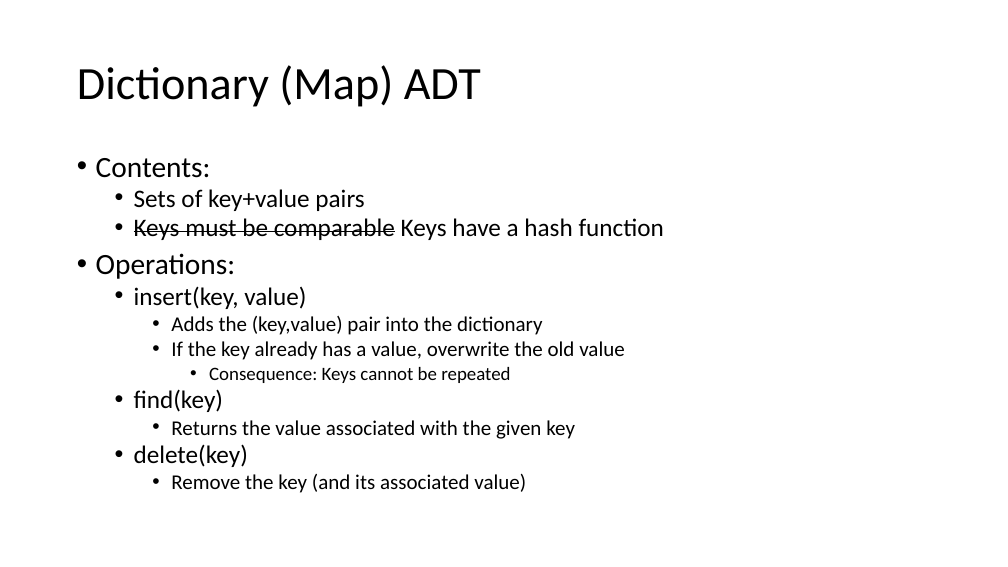
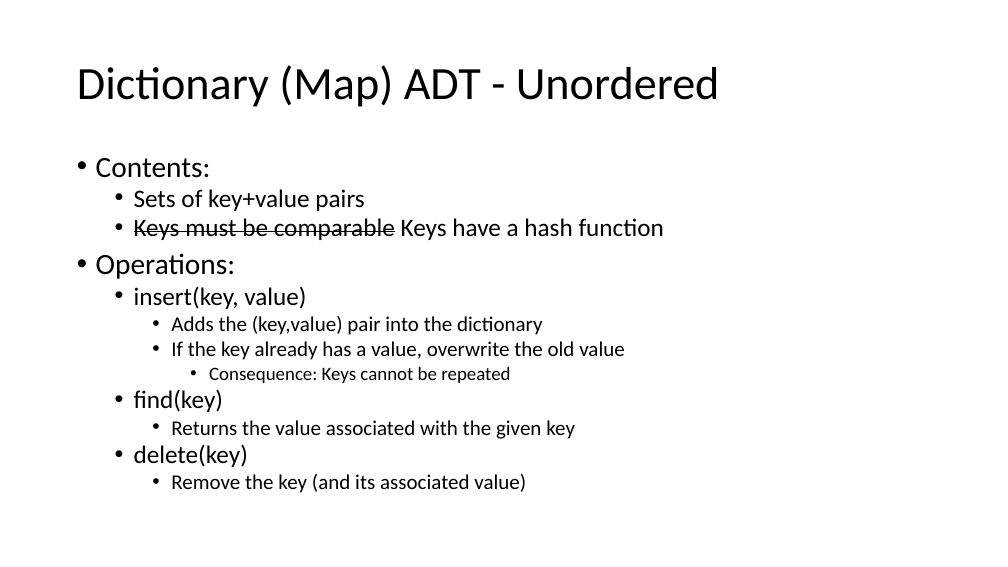
Before and after one commit to natebrunelle/cse332, a slide deck: slide 7 of markdown/files/slides/lecture10_hashtables.pptx. Drawn at 1008x567 pixels with LibreOffice and Linux fonts; fonts in the diff are those of the drawing. Boxes give left, top, right and bottom in pixels: in the first picture for what was removed or moved away, otherwise in the second. Text is boxed around its words. In the diff, an @@ line names an element or a change of style, - is before the commit and + after.

```diff
--- a/markdown/files/slides/lecture10_hashtables.pptx
+++ b/markdown/files/slides/lecture10_hashtables.pptx
@@ title at [77, 65, 720, 107]: text changed @@
-Dictionary (Map) ADT
+Dictionary (Map) ADT - Unordered
```
Also in this commit, not shown: 9 other slides changed, 8 slides removed, 4 other files.
